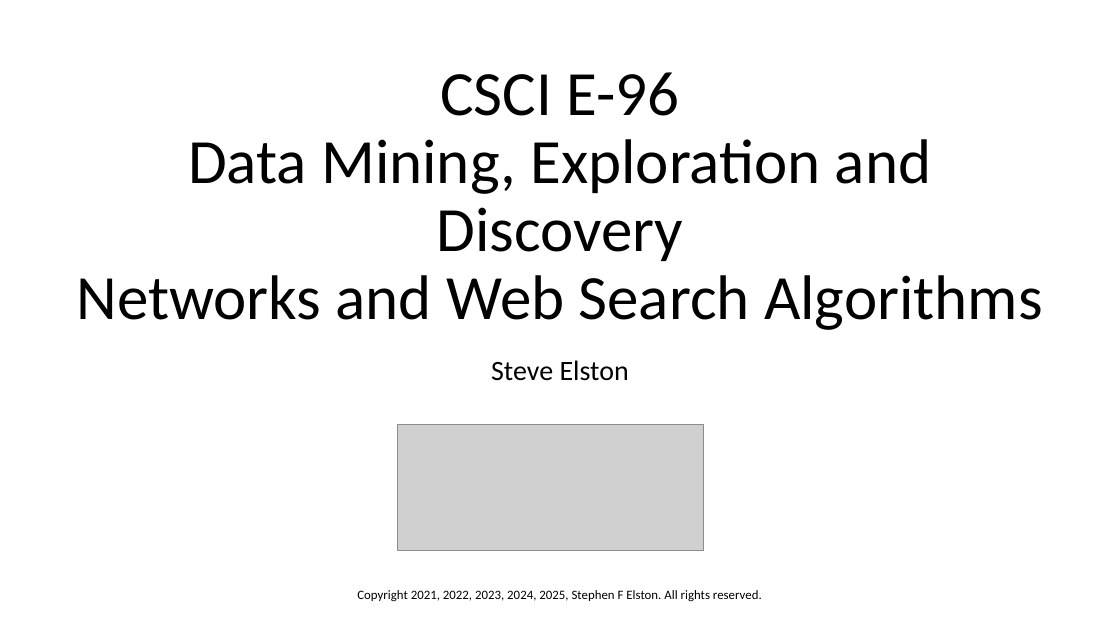
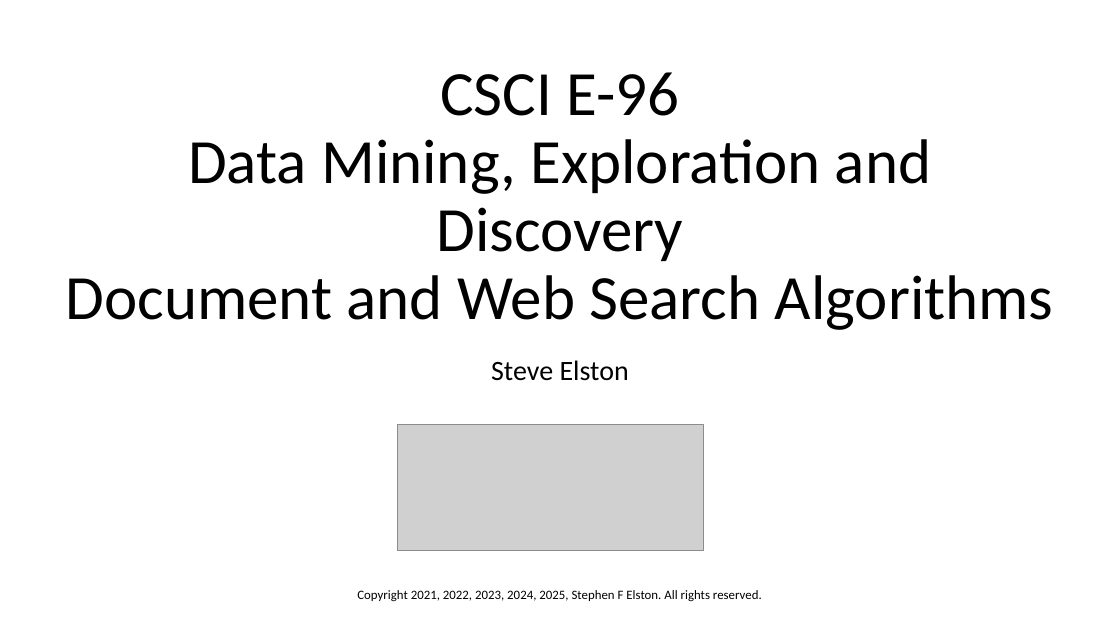
Before and after one commit to harelgabainew/school1, a slide deck: slide 1 of slides/7_DocumentWebSearching.pptx. Drawn at 1120x630 pixels with LibreOffice and Linux fonts; fonts in the diff are those of the drawing; grey boxes stand for pictures. Boxes give left, top, right and bottom in pixels: in the first picture for what was removed or moved away, otherwise in the second. Text is boxed around its words. In the diff, an @@ line names an element or a change of style, - is before the commit and + after.

```diff
--- a/slides/7_DocumentWebSearching.pptx
+++ b/slides/7_DocumentWebSearching.pptx
@@ title at (x1=66, y1=72, x2=1054, y2=330): text changed @@
-CSCI E-96
-Data Mining, Exploration and Discovery
-Networks and Web Search Algorithms
+CSCI E-96
+Data Mining, Exploration and Discovery
+Document and Web Search Algorithms
```
Also in this commit, not shown: 9 other slides changed, 8 slides added, 5 slides removed.
